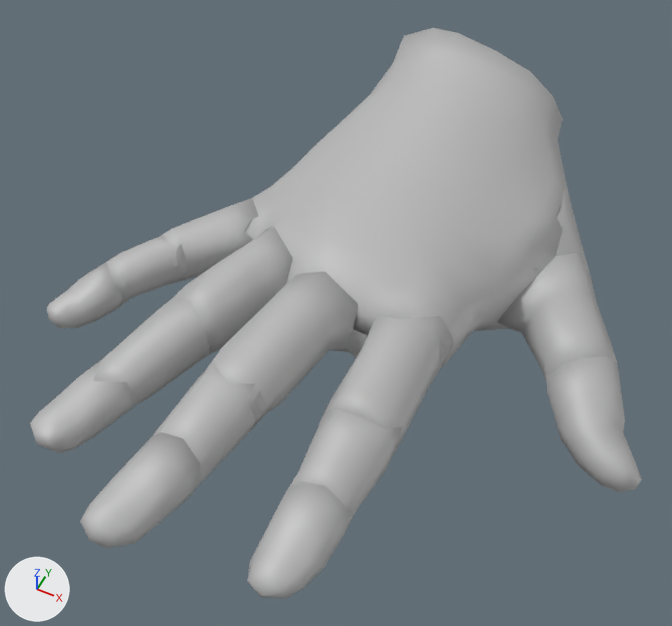
A saved change to the glTF model assets/models/studio/mano.glb.
Camera for both pictures: a 50 mm camera at (0.0755, -0.2399, 0.1872) aimed at (-0.0016, -0.0856, -0.0057). Arrows for +X, +Y and +Z are at lower left; the lights stay in place. The picture after the commit comes second. Where no turn or scale is listed for an object, it has been applied to the vertices.

In view in the first picture: 'visual__right_index1z__0', 'visual__right_index2__0', 'visual__right_index3__0', 'visual__right_middle1z__0', 'visual__right_middle2__0', 'visual__right_middle3__0', 'visual__right_palm__0', 'visual__right_pinky1z__0', 'visual__right_pinky2__0', 'visual__right_pinky3__0', 'visual__right_ring1z__0', 'visual__right_ring2__0', 'visual__right_ring3__0', 'visual__right_thumb1z__0', 'visual__right_thumb2z__0', 'visual__right_thumb3__0'.
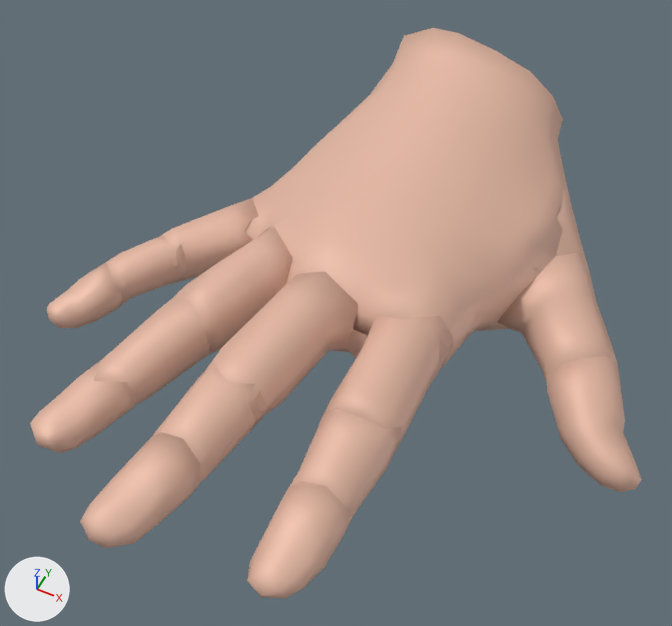
The edits, one by one:
Material 'Material_0' (mat_material_0) changes colour from grey #bbbbbb to beige #e4b8a4; in linear values from (0.498, 0.498, 0.498) to (0.776, 0.478, 0.369).

Where the change shows, as pixel boxes (x1, y1, x2, y2) in the pictures (672 x 626 px):
'visual__right_palm__0', recoloured (grey to beige)
    both: (245, 28, 567, 369)
'visual__right_middle1z__0', recoloured (grey to beige)
    both: (204, 271, 358, 429)
'visual__right_index1z__0', recoloured (grey to beige)
    both: (323, 315, 453, 453)
'visual__right_thumb3__0', recoloured (grey to beige)
    both: (546, 356, 642, 492)
'visual__right_thumb2z__0', recoloured (grey to beige)
    both: (497, 252, 617, 379)
'visual__right_middle3__0', recoloured (grey to beige)
    both: (80, 432, 202, 548)
'visual__right_index3__0', recoloured (grey to beige)
    both: (247, 481, 352, 599)
'visual__right_ring1z__0', recoloured (grey to beige)
    both: (173, 227, 293, 354)
'visual__right_ring2__0', recoloured (grey to beige)
    both: (94, 298, 212, 404)
'visual__right_index2__0', recoloured (grey to beige)
    both: (289, 409, 402, 517)
'visual__right_middle2__0', recoloured (grey to beige)
    both: (153, 361, 267, 481)
'visual__right_ring3__0', recoloured (grey to beige)
    both: (30, 360, 137, 453)
'visual__right_pinky1z__0', recoloured (grey to beige)
    both: (159, 198, 259, 282)
'visual__right_pinky2__0', recoloured (grey to beige)
    both: (107, 236, 187, 306)
'visual__right_pinky3__0', recoloured (grey to beige)
    both: (47, 262, 123, 328)
'visual__right_thumb1z__0', recoloured
    both: (479, 186, 590, 331)
